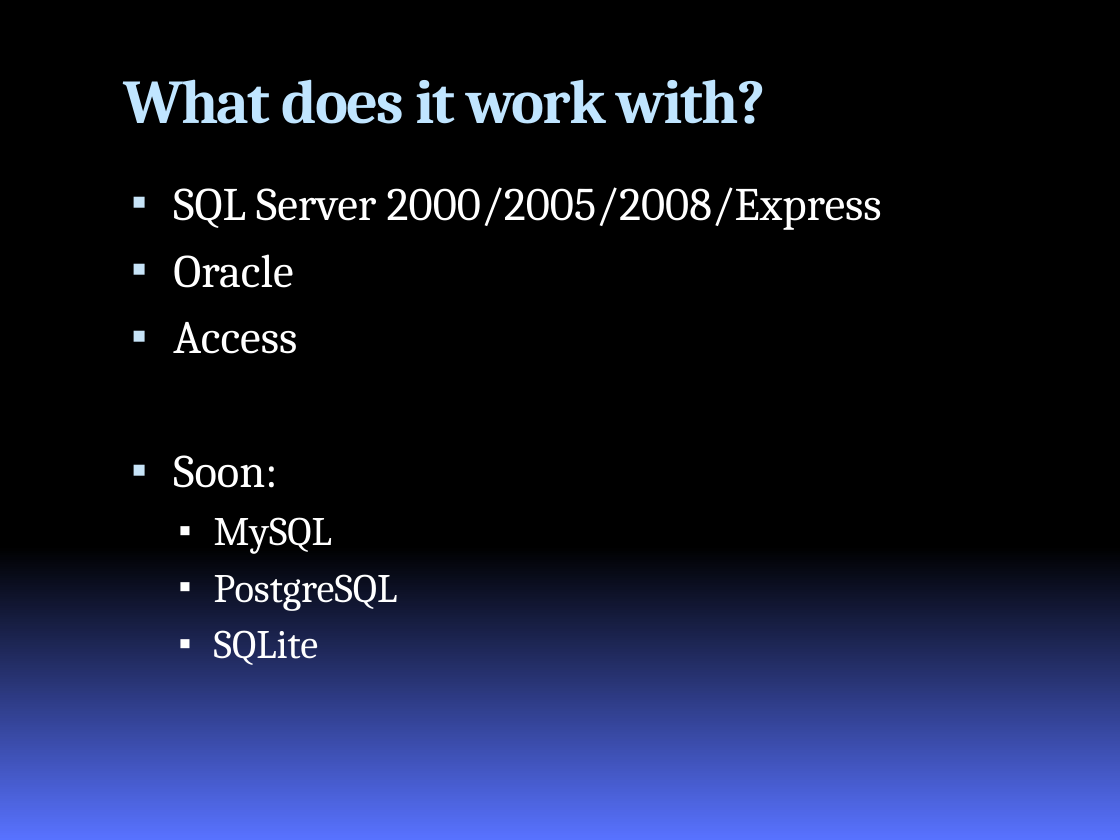
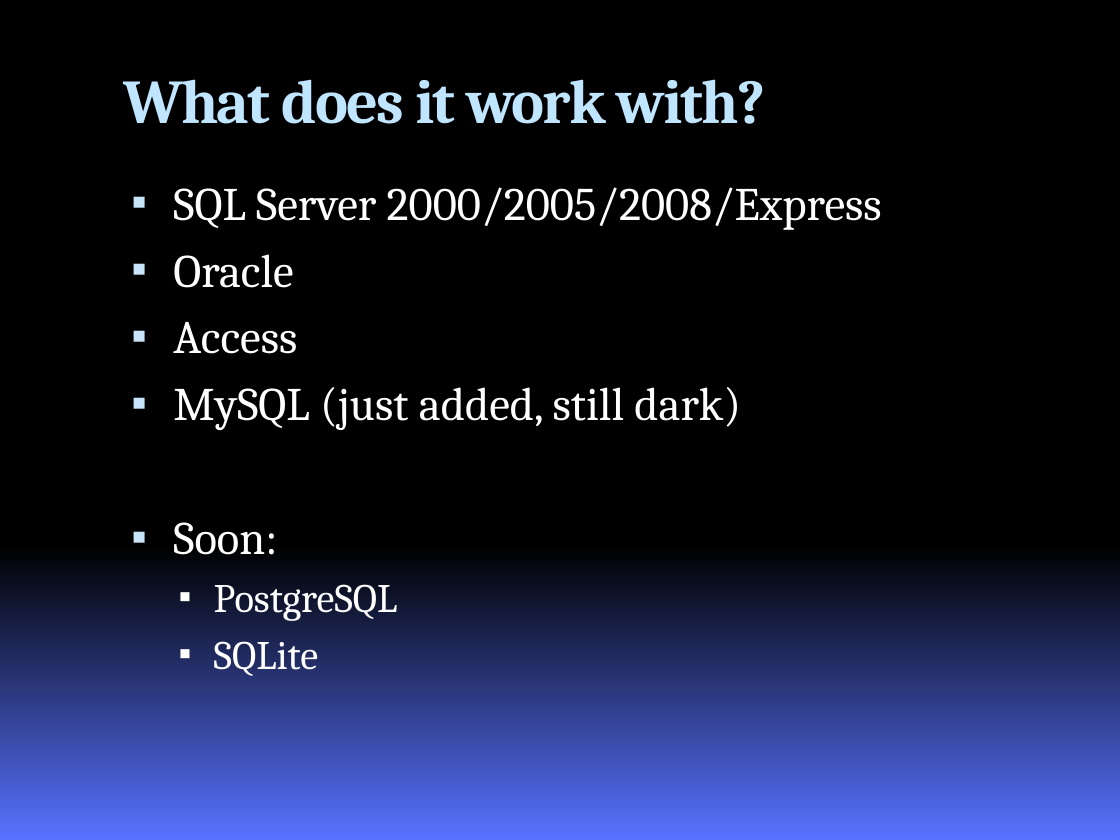
Before and after one commit to chucknorris/roundhouse, a slide deck: slide 9 of docs/RoundhousEPresentation.pptx. Drawn at 1120x840 pixels with LibreOffice and Linux fonts; fonts in the diff are those of the drawing; background and template pictures are left out. Boxes give left, top, right and bottom in pixels: in the first picture for what was removed or moved away, otherwise in the second. Text is boxed around its words. In the diff, an @@ line names an element or a change of style, - is before the commit and + after.

```diff
--- a/docs/RoundhousEPresentation.pptx
+++ b/docs/RoundhousEPresentation.pptx
@@ text at (173, 387, 741, 430): paragraph added @@
+▪ MySQL (just added, still dark)
@@ text at (214, 517, 332, 554): paragraph removed @@
-  ▪ MySQL
```
Also in this commit, not shown: 6 other slides changed, 1 other file.
